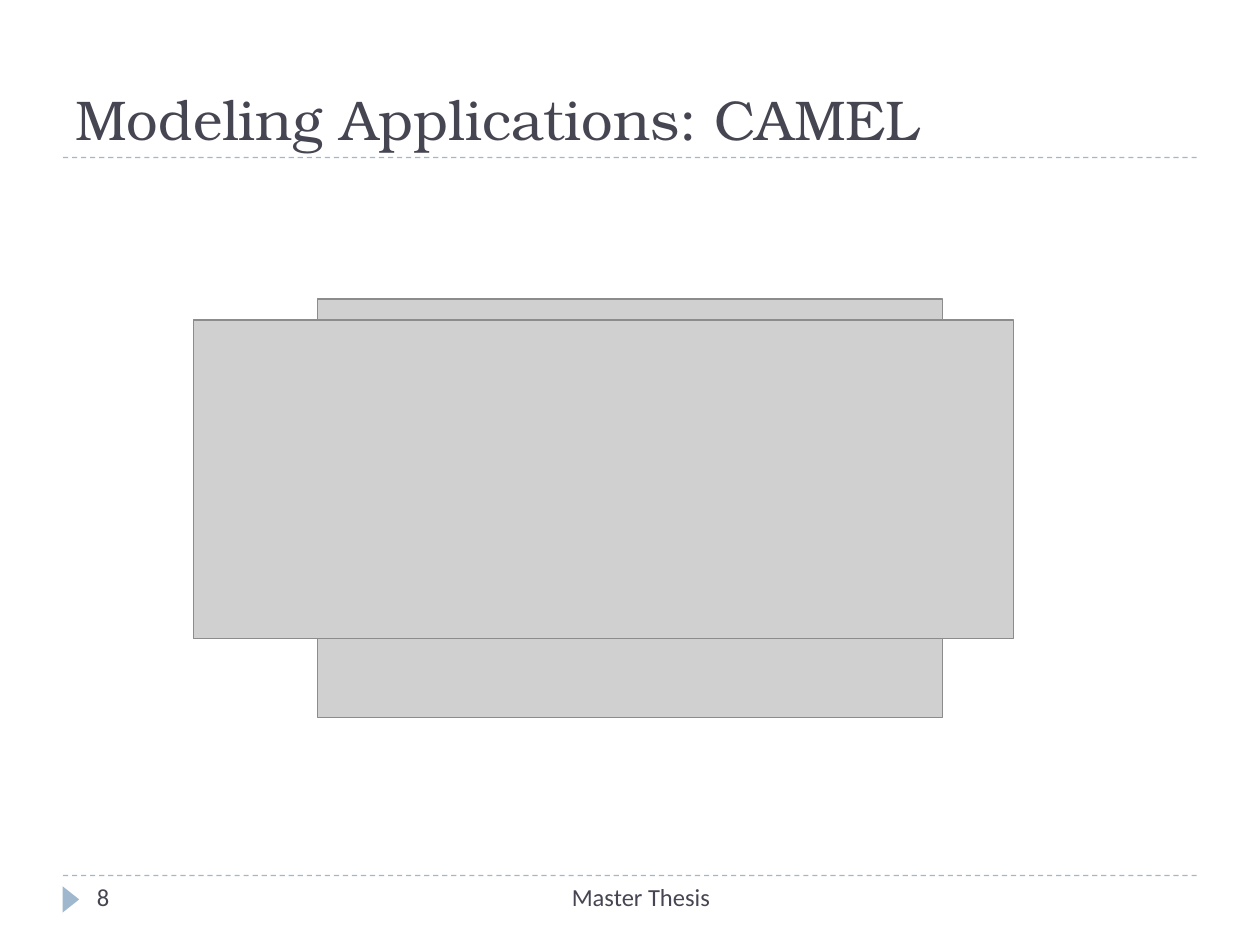
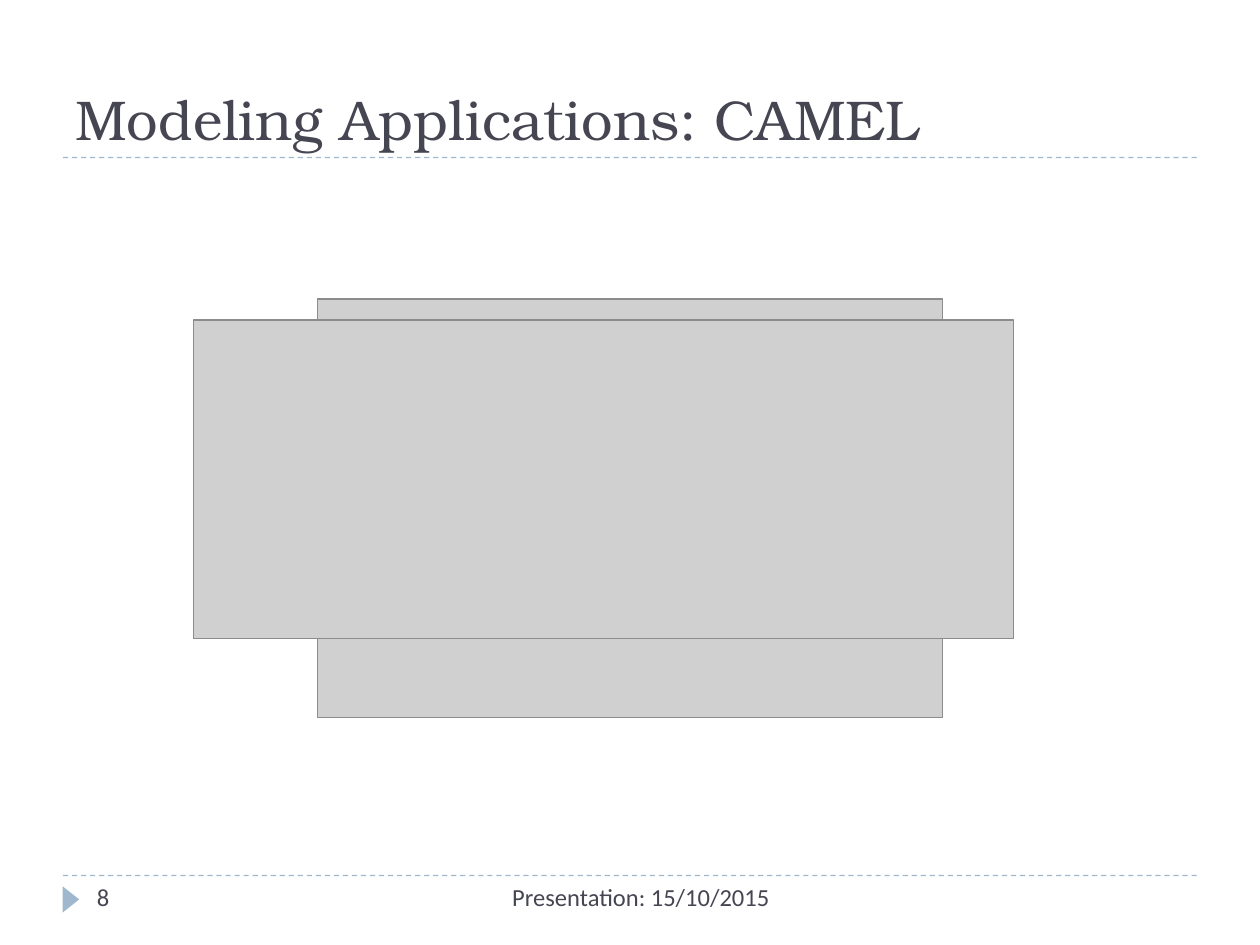
Before and after one commit to Christos-Papoulas/master_thesis, a slide deck: slide 8 of presentation/presentation.pptx. Drawn at 1260x945 pixels with LibreOffice and Linux fonts; fonts in the diff are those of the drawing; grey boxes stand for pictures. Boxes give left, top, right and bottom in pixels: in the first picture for what was removed or moved away, otherwise in the second. Text is boxed around its words. In the diff, an @@ line names an element or a change of style, - is before the commit and + after.

```diff
--- a/presentation/presentation.pptx
+++ b/presentation/presentation.pptx
@@ text at bbox=[512, 889, 769, 907]: text changed @@
-Master Thesis
+Presentation: 15/10/2015
```
Also in this commit, not shown: 25 other slides changed, 1 other file.
